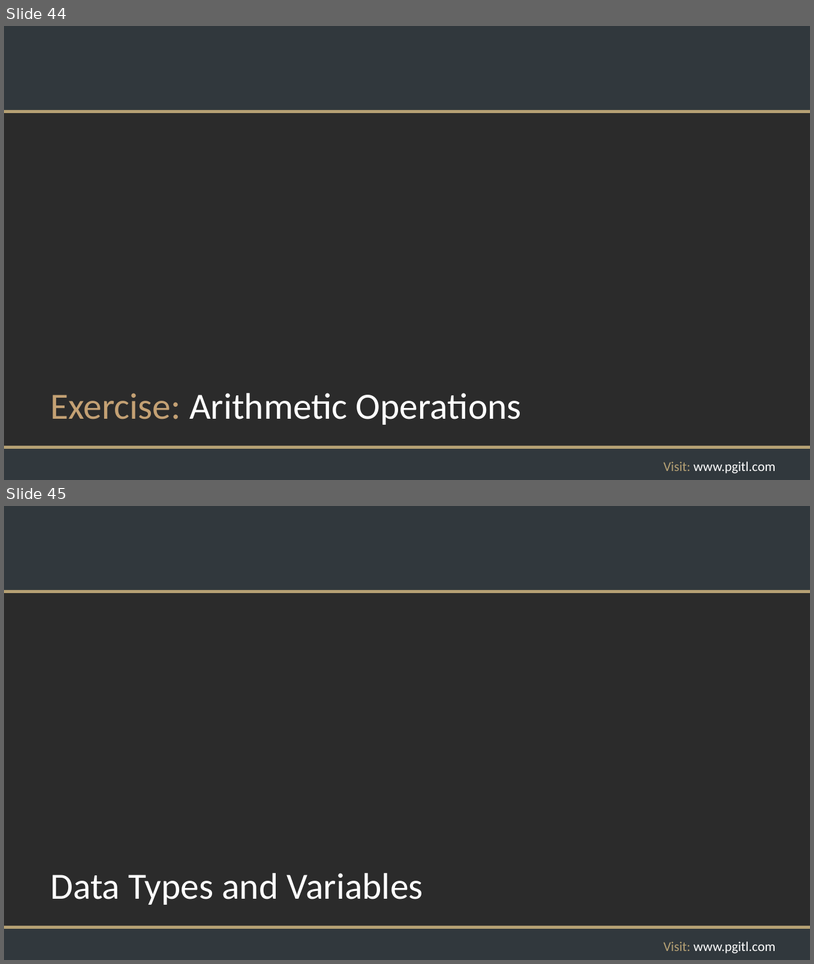
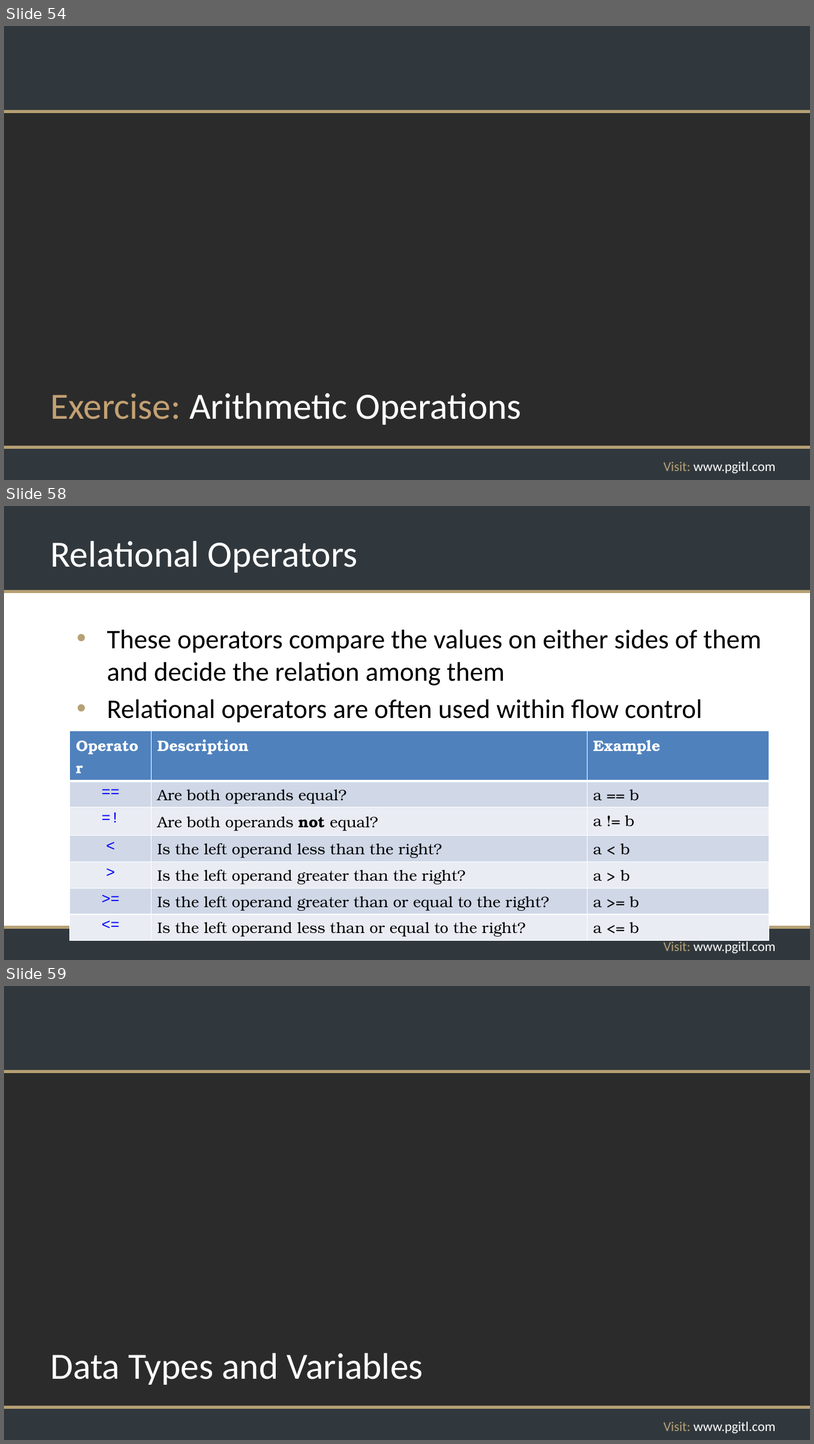
Before and after one commit to rikkouri/project-a, a slide deck: Programming Foundations.pptx. Shown one above the other, each under a label of ours: slides 44 and 45 before the commit, slides 54, 58 and 59 after it; the slides between them are not shown. The pictures are 814x964 and 814x1444 pixels, drawn with LibreOffice and Linux fonts; fonts in the diff are those of the drawing; background and template pictures are left out; a plain dark background stands for a picture behind light text. Boxes give left, top, right and bottom in pixels: in the first picture for what was removed or moved away, otherwise in the second. Text is boxed around its words. In the diff, an @@ line names an element or a change of style, - is before the commit and + after.

Commit message:
Merging operator slides into master slide desck

```diff
--- a/Programming Foundations.pptx
+++ b/Programming Foundations.pptx
@@ slide 58 added at [4, 506, 810, 960], background #FFFFFF; not listed: 5 template elements that a slide beside it also shows @@
@@ title added at [50, 541, 358, 573], 44 pt, text #FFFFFF @@
+Relational Operators
@@ text added at [107, 630, 762, 723], 32 pt, text #000000 @@
+• These operators compare the values on either sides of them and decide the relation among them
+• Relational operators are often used within flow control
@@ table added at [70, 730, 770, 939], 7 rows, 3 columns @@
+Operator | Description | Example
+== | Are both operands equal? | a == b
+=! | Are both operands not equal? | a != b
+< | Is the left operand less than the right? | a < b
+> | Is the left operand greater than the right? | a > b
+>= | Is the left operand greater than or equal to the right? | a >= b
+<= | Is the left operand less than or equal to the right? | a <= b
@@ what was slide 44 is now slide 54 @@
@@ what was slide 45 is now slide 59 @@
```
Also in this commit, not shown: 1 slide changed, 13 other slides added.
